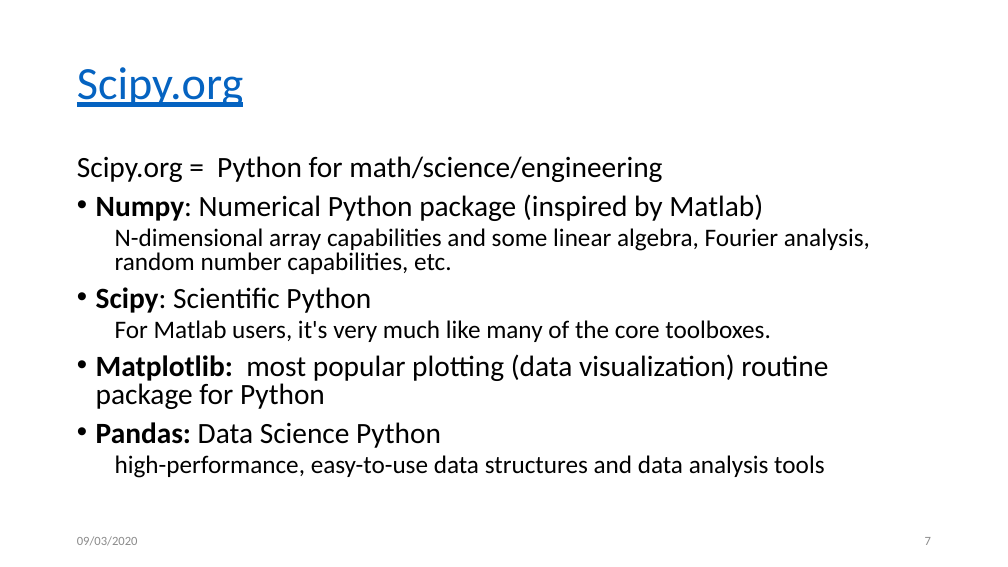
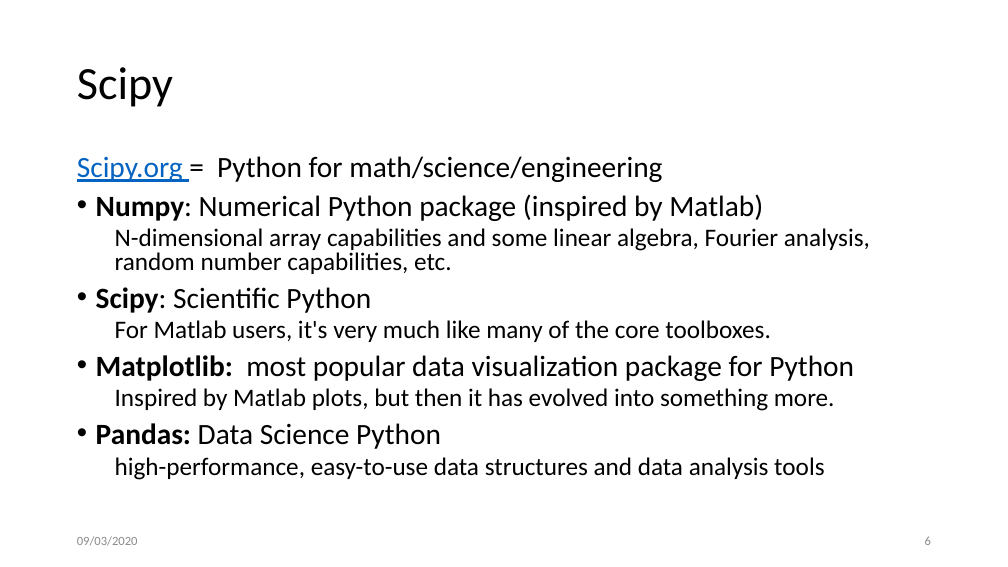
Before and after one commit to regineru/90392-DataSecurity, a slide deck: slide 6 of 1.intro-to-python/intro-python.pptx (slide 7 before the commit). Drawn at 1008x567 pixels with LibreOffice and Linux fonts; fonts in the diff are those of the drawing. Boxes give left, top, right and bottom in pixels: in the first picture for what was removed or moved away, otherwise in the second. Text is boxed around its words. In the diff, an @@ line names an element or a change of style, - is before the commit and + after.

```diff
--- a/1.intro-to-python/intro-python.pptx
+++ b/1.intro-to-python/intro-python.pptx
@@ title at box(77, 67, 173, 107): text changed; text colour #0563C1 to #000000 @@
-Scipy.org
+Scipy
@@ text at box(77, 156, 662, 182): text colour #000000 to #0563C1, underline on in "Scipy.org" @@
@@ text at box(96, 355, 854, 411): text changed; size 28 to 24 pt @@
-• Matplotlib: most popular plotting (data visualization) routine package for Python
+• Matplotlib: most popular data visualization package for Python
+  Inspired by Matlab plots, but then it has evolved into something more.
@@ page number at box(925, 536, 931, 545): text changed @@
-7
+6
```
Also in this commit, not shown: 2 other slides changed, 1 slide added, 1 slide removed, 1 other file.
